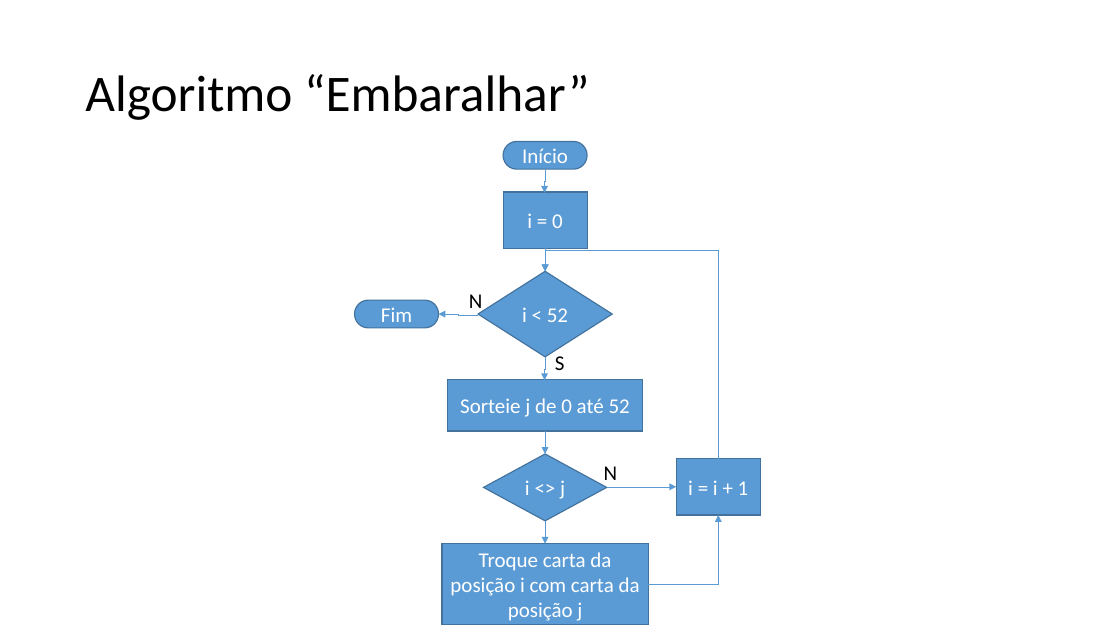
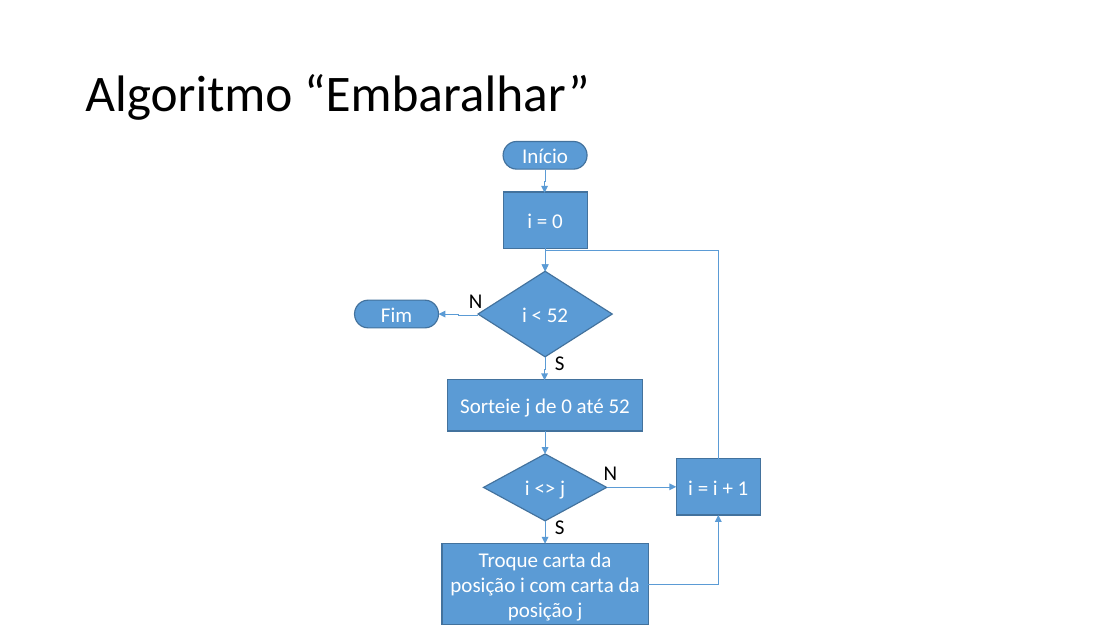
Before and after one commit to felipepedroso/Projeto-TPG, a slide deck: slide 2 of docs/Trabalho_TPG_Fluxograma.pptx. Drawn at 1120x630 pixels with LibreOffice and Linux fonts; fonts in the diff are those of the drawing. Boxes give left, top, right and bottom in pixels: in the first picture for what was removed or moved away, otherwise in the second. Text is boxed around its words. In the diff, an @@ line names an element or a change of style, - is before the commit and + after.

```diff
--- a/docs/Trabalho_TPG_Fluxograma.pptx
+++ b/docs/Trabalho_TPG_Fluxograma.pptx
@@ text added at (555,520,565,534), 18 pt, text #000000 @@
+S
```
Also in this commit, not shown: 1 other file.
